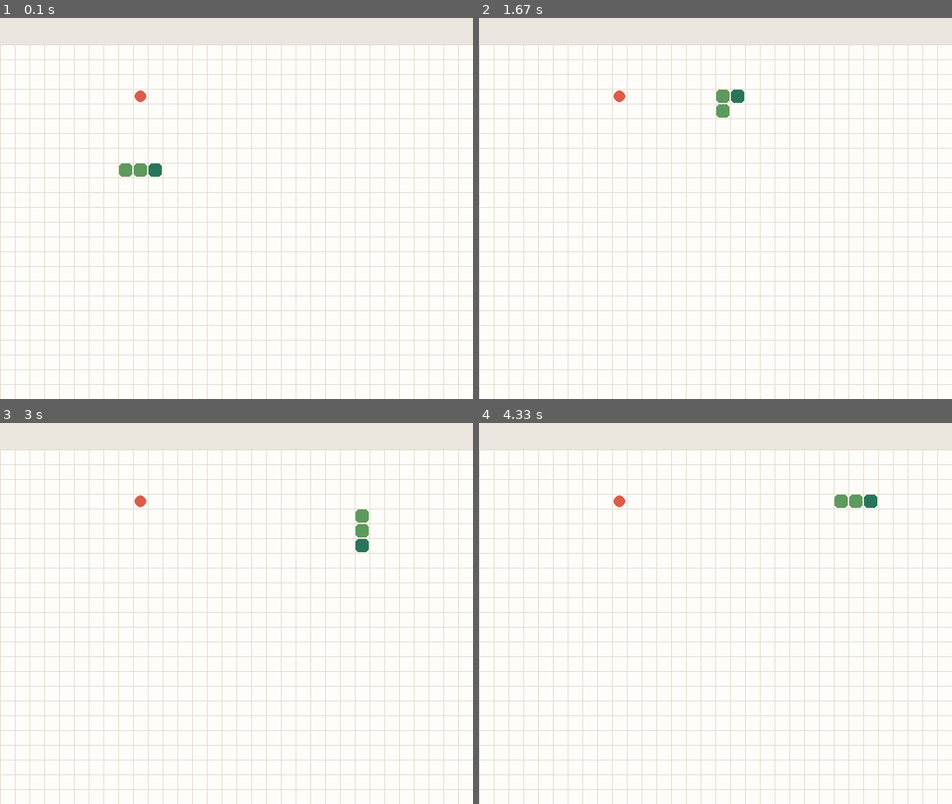
Above: before the commit, frames 1-4 (two rows, left to right).
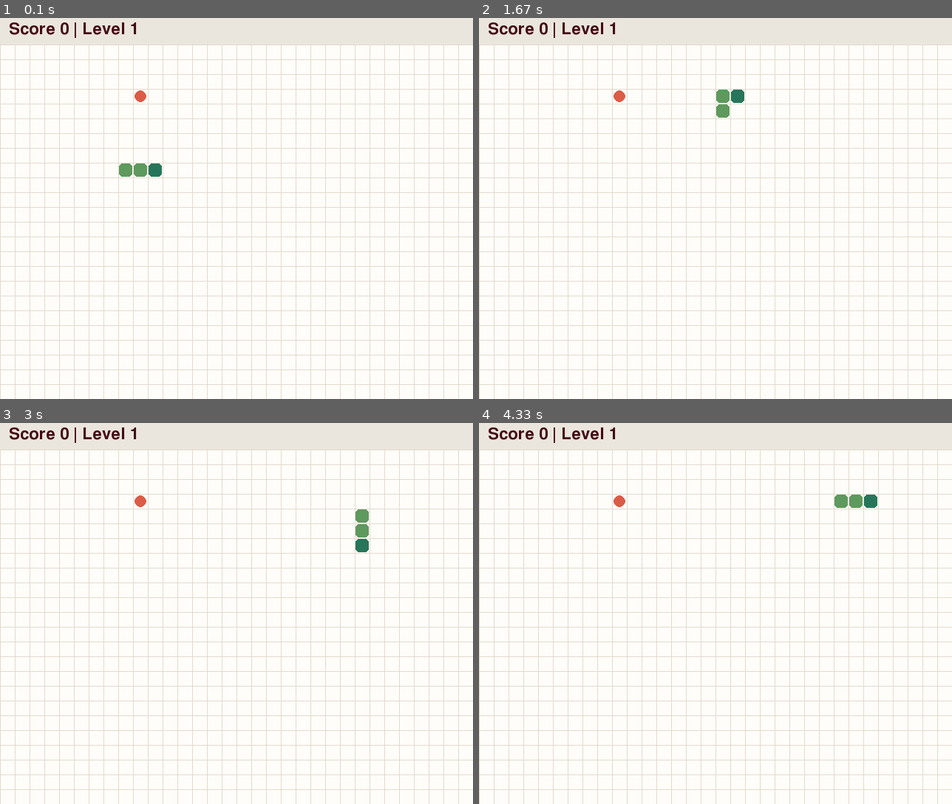
Above: after the commit, the same moments.

Repository: MiohitoKiri5474/PyGame-Snake
Game: pygame game, started from src/snake_trio/__main__.py
The game is run twice, just before and just after one commit, with the same random seed, the same clock (stepped at 60 frames per second) and the same inputs.
Inputs:
- Up to frame 1 (0.1 s): no input
- Up to frame 2 (1.67 s): tap W at 0.33 s; hold Right 0.67-1.13 s; hold Up 1.17-1.47 s; hold Right from 1.5 s (still down)
- Up to frame 3 (3 s): release Right at 1.97 s; hold Left 2-2.53 s; hold Down 2.57-2.87 s; hold Left from 2.9 s (still down)
- Up to frame 4 (4.33 s): release Left at 3.3 s; hold Up 3.33-3.7 s; hold Right from 3.73 s (still down)

The runs differ from the first frame. In frame 1, 0.4% of the frame differs, in the area x 2-29%, y 1-6%; in frame 2, 0.4%; in frame 3, 0.4%; in frame 4, 0.4%.

Commit message:
fix: missing status line

Diff:
--- a/src/snake_trio/game.py
+++ b/src/snake_trio/game.py
@@ -116,6 +116,7 @@
             screen, (226, 218, 207), (0, HEADER_HEIGHT), (WIDTH, HEADER_HEIGHT)
         )
         header_text = f"Score {state.score} | Level {state.level}"
+        screen.blit(font.render(header_text, True, (66, 10, 21)), (12, 8))
 
         # --- Game field (shifted down by HEADER_HEIGHT) ---
         for x in range(0, WIDTH, CELL):
